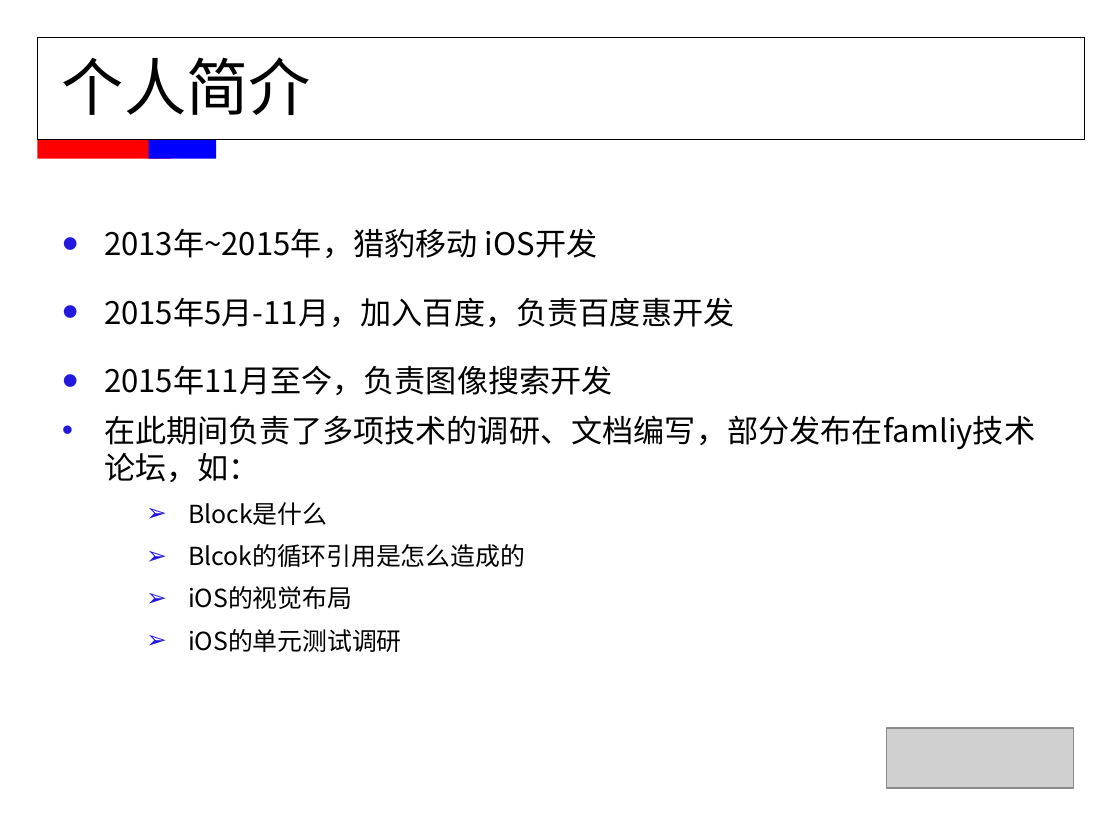
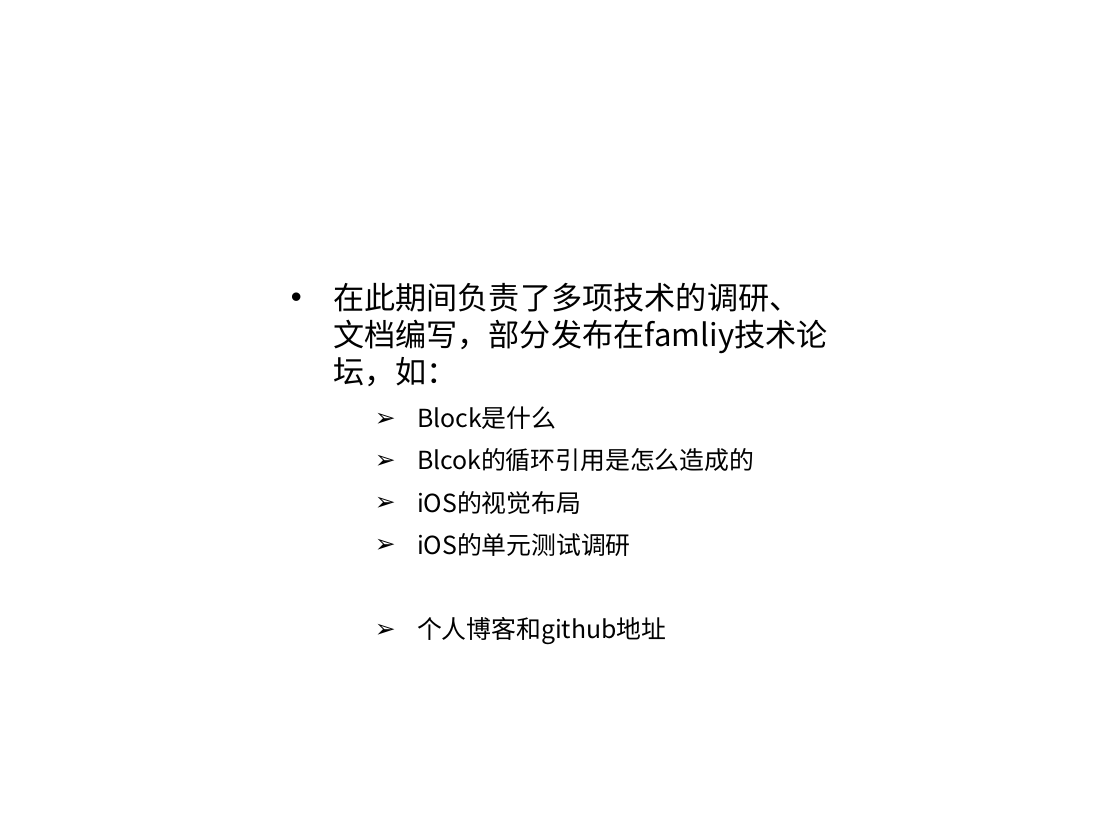
Before and after one commit to FridayAndHoliday/ElenaCodeManager, a slide deck: slide 11 of document/MMS职称评定-董伟平.ppt (slide 3 before the commit). Drawn at 1120x840 pixels with LibreOffice and Linux fonts; fonts in the diff are those of the drawing; grey boxes stand for pictures. Boxes give left, top, right and bottom in pixels: in the first picture for what was removed or moved away, otherwise in the second. Text is boxed around its words. In the diff, an @@ line names an element or a change of style, - is before the commit and + after.

```diff
--- a/document/MMS职称评定-董伟平.ppt
+++ b/document/MMS职称评定-董伟平.ppt
@@ rectangle removed at (37, 37, 1084, 140) @@
@@ title removed at (62, 57, 311, 115) @@
-个人简介
@@ rectangle removed at (37, 140, 170, 159) @@
@@ rectangle removed at (149, 140, 216, 159) @@
@@ text at (104, 228, 734, 395): paragraphs removed @@
-• 2013年~2015年，猎豹移动 iOS开发
-• 2015年5月-11月，加入百度，负责百度惠开发
-• 2015年11月至今，负责图像搜索开发
@@ text "在此期间负责了多项技术的调研、文档编写，部分发布在famliy技术论坛，如：": place and size @@
-text "在此期间负责了多项技术的调研、文档编写，部分发布在famliy技术论坛，如：" at (104, 228, 1035, 652)
+text "在此期间负责了多项技术的调研、文档编写，部分发布在famliy技术论坛，如：" at (333, 283, 828, 645)
@@ text at (333, 283, 828, 556): bullet colour #2318DE to #000000 @@
@@ text at (417, 617, 666, 645): paragraph added @@
+    ➢ 个人博客和github地址
@@ picture removed at (887, 728, 1074, 788) @@
```
Also in this commit, not shown: 7 other slides changed, 1 slide removed.
